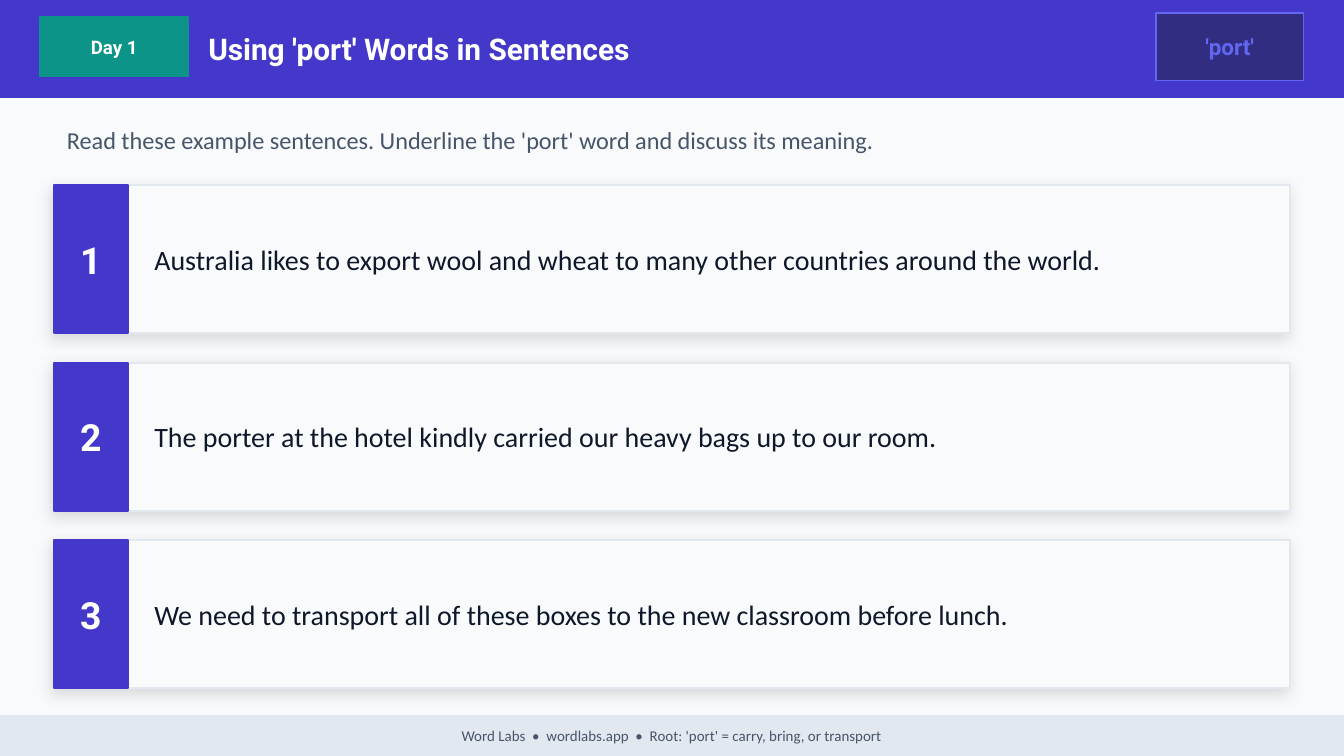
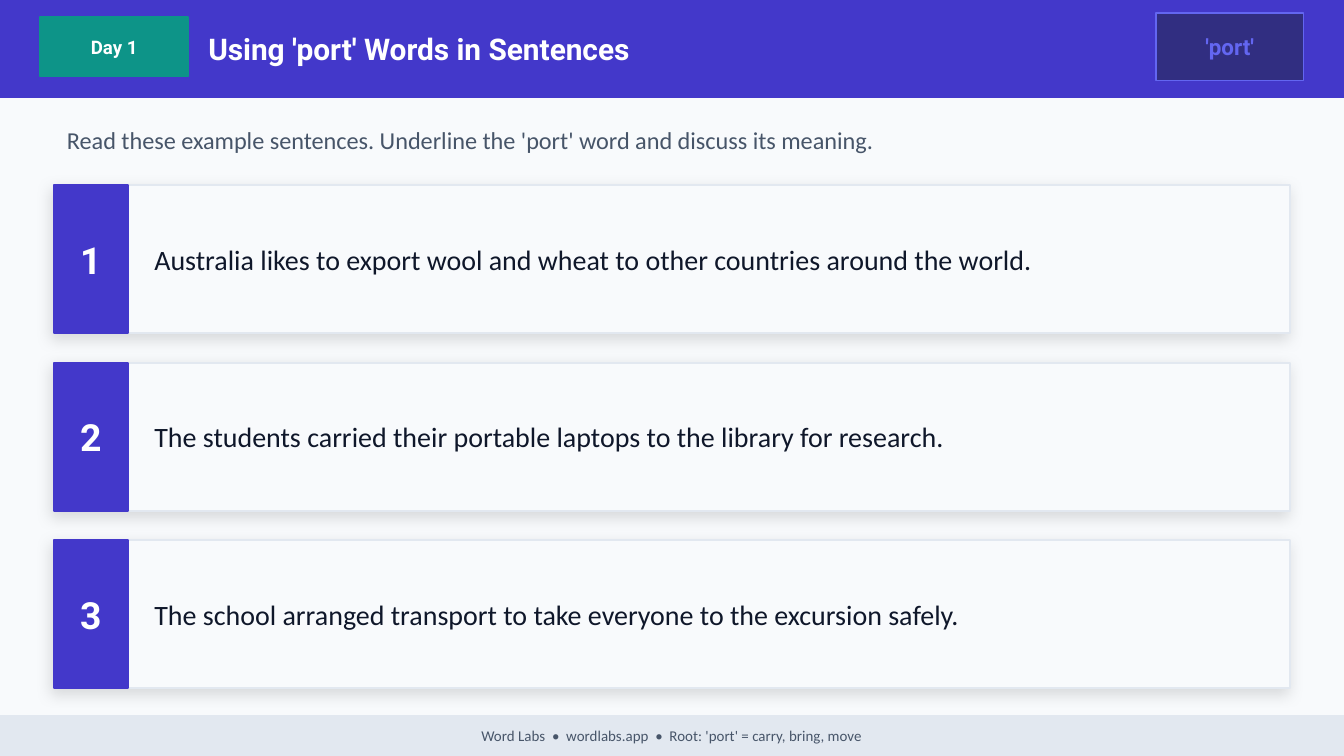
Before and after one commit to NickD135/morphology-builder, a slide deck: slide 9 of output/wordlabs-port-3day.pptx. Drawn at 1344x756 pixels with LibreOffice and Linux fonts; fonts in the diff are those of the drawing. Boxes give left, top, right and bottom in pixels: in the first picture for what was removed or moved away, otherwise in the second. Text is boxed around its words. In the diff, an @@ line names an element or a change of style, - is before the commit and + after.

```diff
--- a/output/wordlabs-port-3day.pptx
+++ b/output/wordlabs-port-3day.pptx
@@ text at [154,250,1031,275]: text changed @@
-Australia likes to export wool and wheat to many other countries around the world.
+Australia likes to export wool and wheat to other countries around the world.
@@ text at [154,427,943,452]: text changed @@
-The porter at the hotel kindly carried our heavy bags up to our room.
+The students carried their portable laptops to the library for research.
@@ text at [154,605,958,630]: text changed @@
-We need to transport all of these boxes to the new classroom before lunch.
+The school arranged transport to take everyone to the excursion safely.
@@ text at [481,730,862,744]: text changed @@
-Word Labs • wordlabs.app • Root: 'port' = carry, bring, or transport
+Word Labs • wordlabs.app • Root: 'port' = carry, bring, move
```
Also in this commit, not shown: 34 other slides changed, 8 other files.
